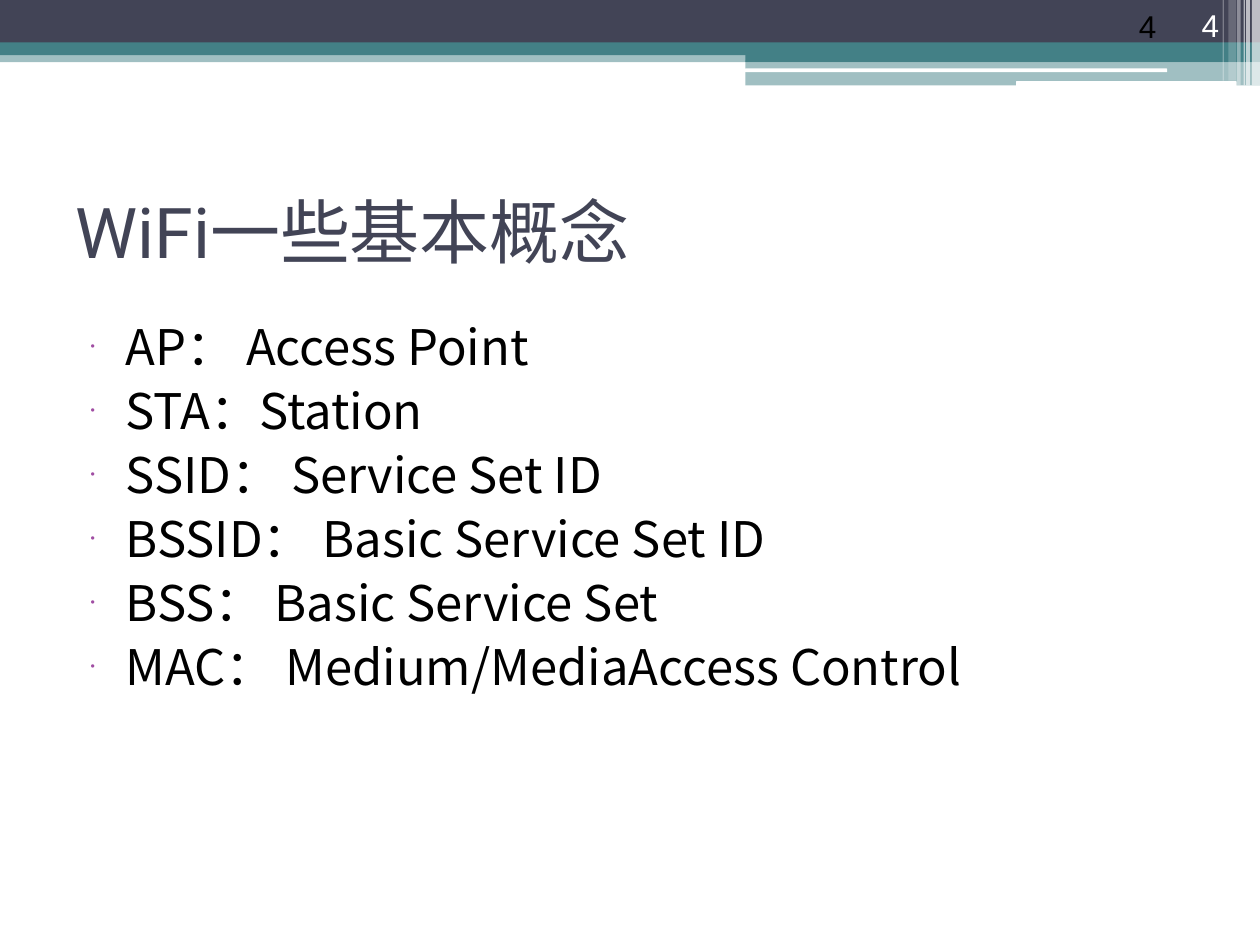
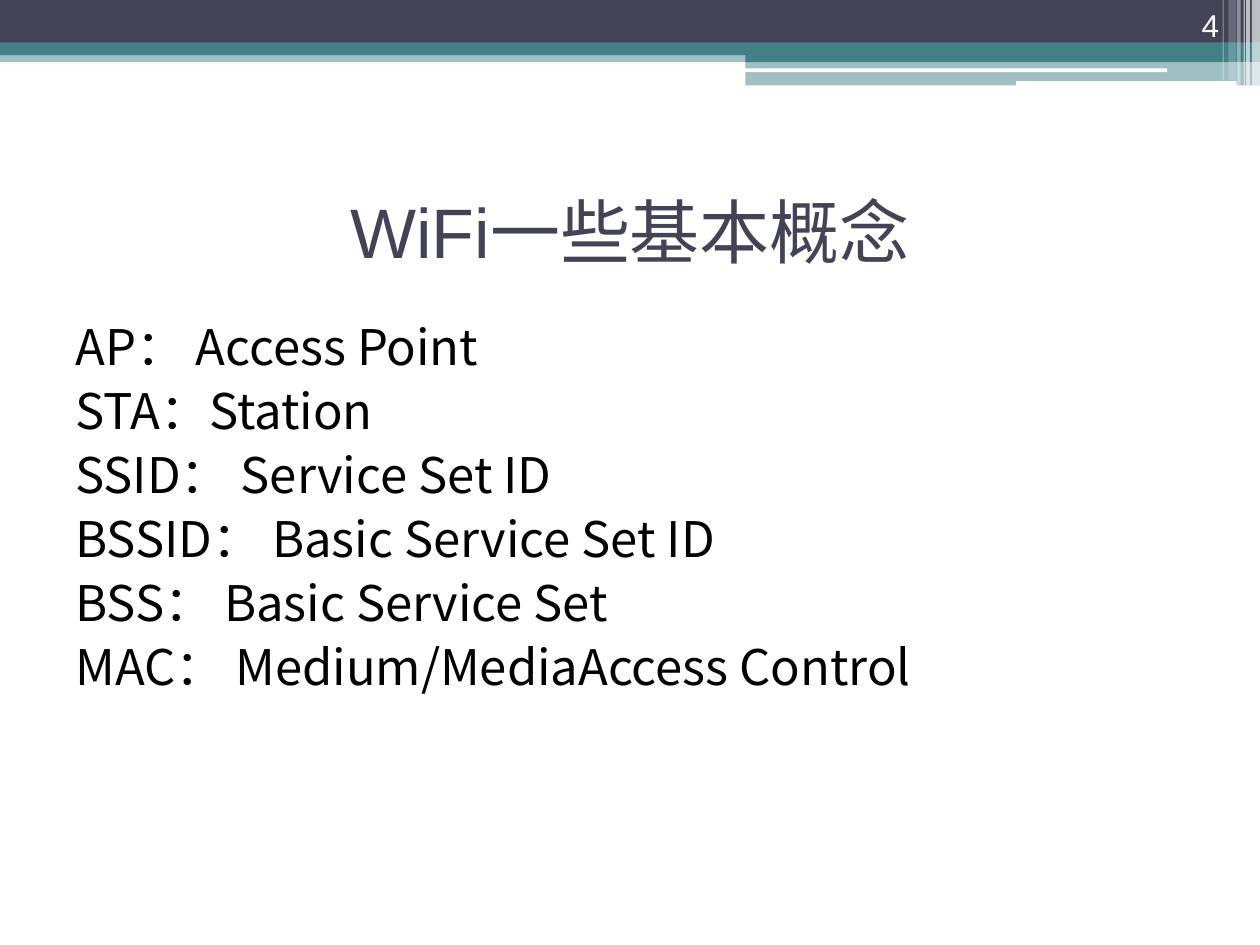
Before and after one commit to ychmax/MyDevelopBase, a slide deck: slide 4 of 第12章 网络数据传输/12.3 Wifi管理类/12.3 Wifi管理类.ppt. Drawn at 1260x945 pixels with LibreOffice and Linux fonts; fonts in the diff are those of the drawing. Boxes give left, top, right and bottom in pixels: in the first picture for what was removed or moved away, otherwise in the second. Text is boxed around its words. In the diff, an @@ line names an element or a change of style, - is before the commit and + after.

```diff
--- a/第12章 网络数据传输/12.3 Wifi管理类/12.3 Wifi管理类.ppt
+++ b/第12章 网络数据传输/12.3 Wifi管理类/12.3 Wifi管理类.ppt
@@ page number at box(1202, 15, 1220, 37): text colour #000000 to #FFFFFF; alignment left to right; vertical alignment top to bottom @@
@@ title "WiFi一些基本概念" at box(350, 203, 909, 264): font Roboto to Arial; alignment left to centre @@
@@ text "AP： Access Point" at box(75, 327, 911, 694): bullet • to none @@
```
Also in this commit, not shown: 14 other slides changed, 6 other files.
